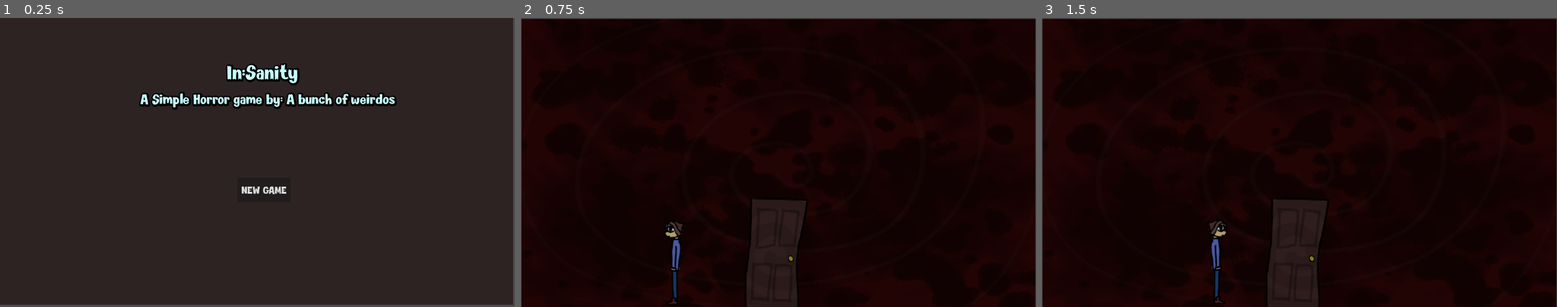
Above: before the commit, frames 1-3 (left to right).
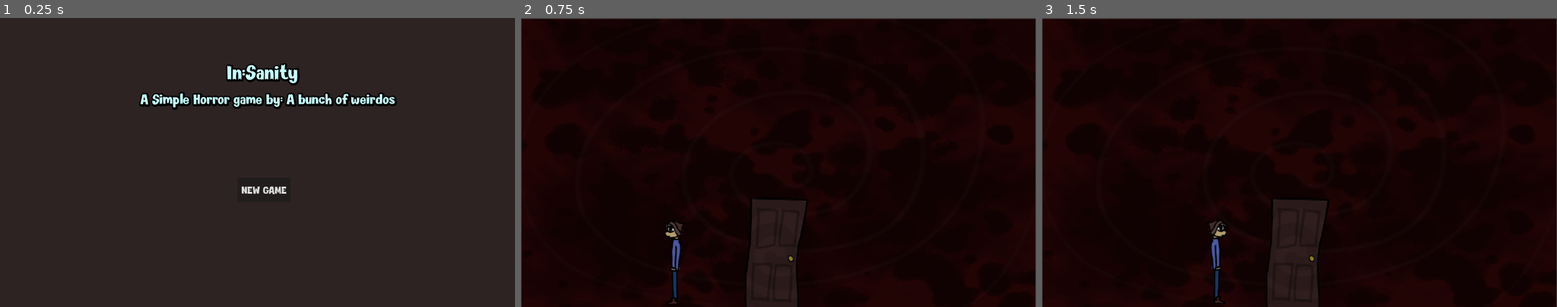
Above: after the commit, the same moments.

Repository: Pyshrub/horror
Game: Godot game, scene res://levels/Start.tscn
Two runs of this game, one before a commit and one after it. Both use one fixed random seed, a clock stepped at 60 frames per second and the inputs below.
Inputs:
- Up to frame 1 (0.25 s): no input
- Up to frame 2 (0.75 s): click "NEW GAME" at 0.5 s
- Up to frame 3 (1.5 s): tap Enter at 1.25 s; hold D (right) from 1.28 s (still down); tap P (Pills) at 1.35 s

The runs differ from the first frame. In frame 1, 1.0% of the frame differs, in the area x 0-100%, y 0-100%; in frame 2, nothing differs; in frame 3, nothing differs.

Commit message:
Audio Update (WIP)

Diff:
--- a/levels/Start.tscn
+++ b/levels/Start.tscn
@@ -27,6 +27,7 @@
 layout_mode = 0
 offset_right = 1148.0
 offset_bottom = 643.0
+scale = Vector2(1.01, 1.01)
 color = Color(0.180392, 0.137255, 0.137255, 1)
 
 [node name="Label" type="Label" parent="."]
--- a/levels/level_1.tscn
+++ b/levels/level_1.tscn
@@ -1,10 +1,21 @@
-[gd_scene load_steps=11 format=3 uid="uid://nlficlrrvvoq"]
+[gd_scene load_steps=24 format=3 uid="uid://nlficlrrvvoq"]
 
 [ext_resource type="Script" path="res://levels/level_1.gd" id="1_ak2su"]
 [ext_resource type="Texture2D" uid="uid://b7kulvoviw6p2" path="res://Assets/Bedroom.png" id="1_mf0nq"]
 [ext_resource type="PackedScene" uid="uid://d182f8oo60ql8" path="res://player/protag.tscn" id="2_g5o8a"]
 [ext_resource type="Texture2D" uid="uid://c764lfnw8a6bo" path="res://Assets/Mindscape(2).png" id="3_i2jic"]
 [ext_resource type="Texture2D" uid="uid://cqc2pn467d7m6" path="res://Assets/Door.png" id="5_52hmy"]
+[ext_resource type="AudioStream" uid="uid://bf87pl5nhw2r" path="res://Assets/Deep Screech1.wav" id="6_1pavo"]
+[ext_resource type="AudioStream" uid="uid://jmkajqa6shf7" path="res://Assets/Deep Screech2.wav" id="7_idbuq"]
+[ext_resource type="AudioStream" uid="uid://ss5je4gjrkly" path="res://Assets/Deep Screech3.wav" id="8_ppctr"]
+[ext_resource type="AudioStream" uid="uid://b0u4ywpcim0pf" path="res://Assets/Deep Screech4.wav" id="9_2ouua"]
+[ext_resource type="AudioStream" uid="uid://xidsud8k5w8s" path="res://Assets/deep screech5.wav" id="10_ju8u4"]
+[ext_resource type="AudioStream" uid="uid://bdpuqawkajcd" path="res://Assets/Deep Screech6.wav" id="11_1672o"]
+[ext_resource type="AudioStream" uid="uid://dyv2ydxkfwudy" path="res://Assets/whisper2.wav" id="12_iljao"]
+[ext_resource type="AudioStream" uid="uid://c6qmheh3evgma" path="res://Assets/whisper1.wav" id="13_n30jr"]
+[ext_resource type="AudioStream" uid="uid://eh6bj13fal7m" path="res://Assets/whisper3.wav" id="14_4c1hh"]
+[ext_resource type="AudioStream" uid="uid://bdh6mikexjnsu" path="res://Assets/whisper4.wav" id="15_a7njo"]
+[ext_resource type="AudioStream" uid="uid://bx23i30u1qnj4" path="res://Assets/whisper sp1.wav" id="16_jjbws"]
 
 [sub_resource type="RectangleShape2D" id="RectangleShape2D_1j48q"]
 size = Vector2(444, 831)
@@ -20,6 +31,35 @@
 
 [sub_resource type="RectangleShape2D" id="RectangleShape2D_hfbl0"]
 size = Vector2(118, 244)
+
+[sub_resource type="AudioStreamRandomizer" id="AudioStreamRandomizer_x6xho"]
+streams_count = 6
+playback_mode = 1
+stream_0/stream = ExtResource("6_1pavo")
+stream_0/weight = 1.0
+stream_1/stream = ExtResource("7_idbuq")
+stream_1/weight = 1.0
+stream_2/stream = ExtResource("8_ppctr")
+stream_2/weight = 1.0
+stream_3/stream = ExtResource("9_2ouua")
+stream_3/weight = 1.0
+stream_4/stream = ExtResource("10_ju8u4")
+stream_4/weight = 1.0
+stream_5/stream = ExtResource("11_1672o")
+stream_5/weight = 1.0
+
+[sub_resource type="AudioStreamRandomizer" id="AudioStreamRandomizer_sata7"]
+streams_count = 5
+stream_0/stream = ExtResource("12_iljao")
+stream_0/weight = 1.0
+stream_1/stream = ExtResource("13_n30jr")
+stream_1/weight = 1.0
+stream_2/stream = ExtResource("14_4c1hh")
+stream_2/weight = 1.0
+stream_3/stream = ExtResource("15_a7njo")
+stream_3/weight = 1.0
+stream_4/stream = ExtResource("16_jjbws")
+stream_4/weight = 1.0
 
 [node name="Level" type="Node2D"]
 script = ExtResource("1_ak2su")
@@ -99,6 +139,15 @@
 [node name="CharacterBody2D" parent="Player Container" instance=ExtResource("2_g5o8a")]
 position = Vector2(-260, 172)
 
+[node name="Random_Mind (WIP)" type="AudioStreamPlayer2D" parent="."]
+stream = SubResource("AudioStreamRandomizer_x6xho")
+autoplay = true
+panning_strength = 1.81
+
+[node name="Random_RealWorld (WIP)" type="AudioStreamPlayer2D" parent="."]
+stream = SubResource("AudioStreamRandomizer_sata7")
+panning_strength = 1.85
+
 [connection signal="body_entered" from="Interact_Container/Bed" to="." method="_on_bed_body_entered"]
 [connection signal="body_exited" from="Interact_Container/Bed" to="." method="_on_bed_body_exited"]
 [connection signal="body_entered" from="Interact_Container/Flash_box" to="." method="_on_flash_box_body_entered"]
Not shown, added: Assets/Deep Screech3.wav.import
Not shown, added: Assets/Deep Screech4.wav.import
Not shown, added: Assets/Deep Screech6.wav.import
Not shown, added: Assets/backwards vocals reverb1.wav.import
Not shown, added: Assets/behind you.wav.import
Not shown, added: Assets/deep screech5.wav.import
Not shown, added: Assets/get out.wav.import
Not shown, added: Assets/whisper sp1.wav.import
Not shown, added: Assets/whisper1.wav.import
Not shown, added: Assets/whisper2.wav.import
Not shown, added: Assets/whisper3.wav.import
Not shown, added: Assets/whisper4.wav.import
(and 12 more such lines)
